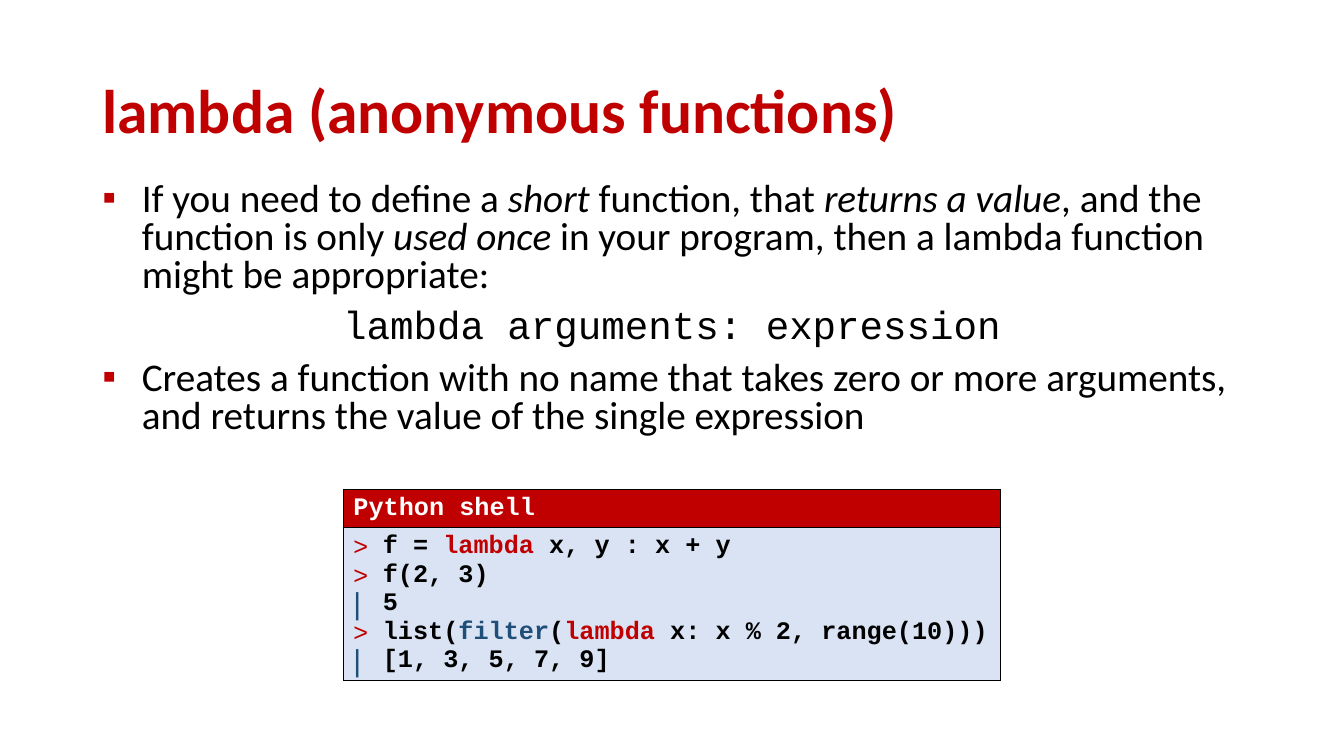
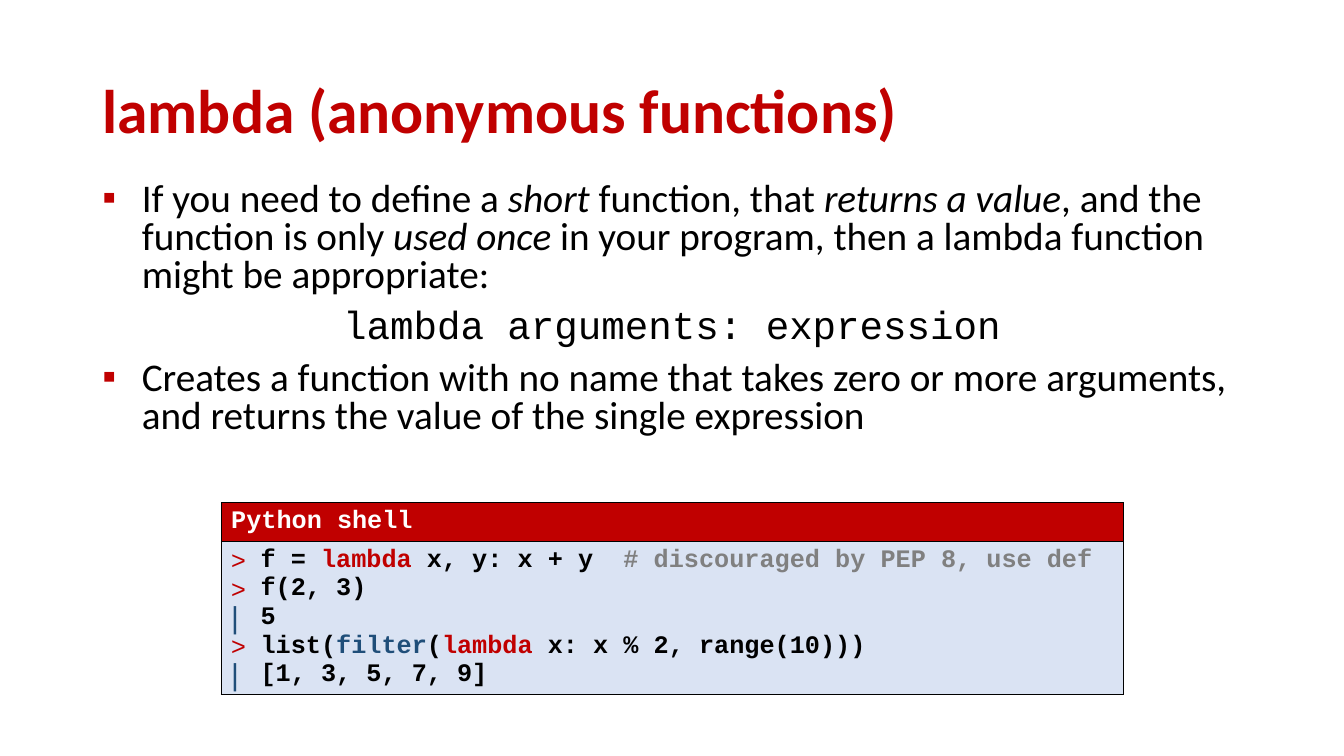
Before and after one commit to gsbrodal/gsbrodal.github.io, a slide deck: slide 13 of ipsa/slides/lambda.pptx. Drawn at 1344x756 pixels with LibreOffice and Linux fonts; fonts in the diff are those of the drawing. Boxes give left, top, right and bottom in pixels: in the first picture for what was removed or moved away, otherwise in the second. Text is boxed around its words. In the diff, an @@ line names an element or a change of style, - is before the commit and + after.

Commit message:
exercises.html all-slides.pdf lambda.pdf lambda.pptx

```diff
--- a/ipsa/slides/lambda.pptx
+++ b/ipsa/slides/lambda.pptx
@@ table at [221, 503, 1123, 705] @@
-row 2, column 1: f = lambda x, y : x + y / f(2, 3) / 5 / list(filter(lambda x: x % 2, range(10))) / [1, 3, 5, 7, 9]
+row 2, column 1: f = lambda x, y: x + y # discouraged by PEP 8, use def / f(2, 3) / 5 / list(filter(lambda x: x % 2, range(10))) / [1, 3, 5, 7, 9]
@@ table: place and size @@
-table at [344, 489, 1001, 691]
+table at [221, 503, 1123, 705]
```
Also in this commit, not shown: 3 other files.
